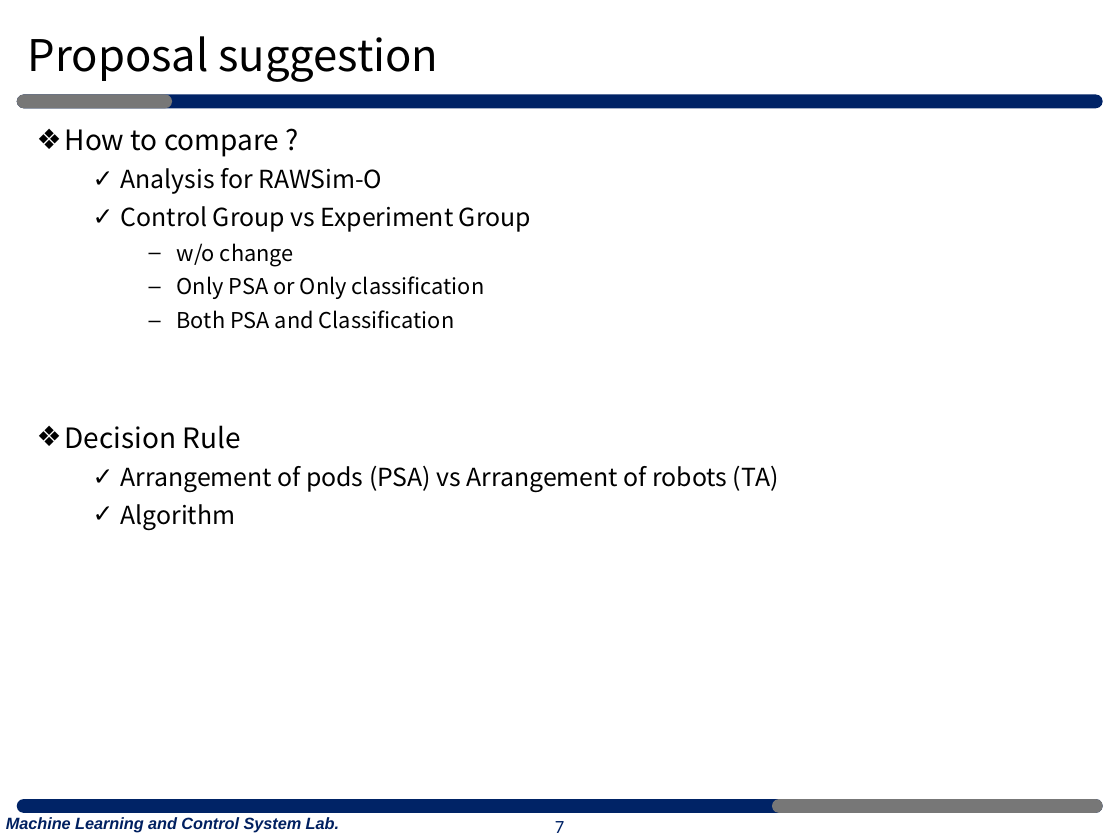
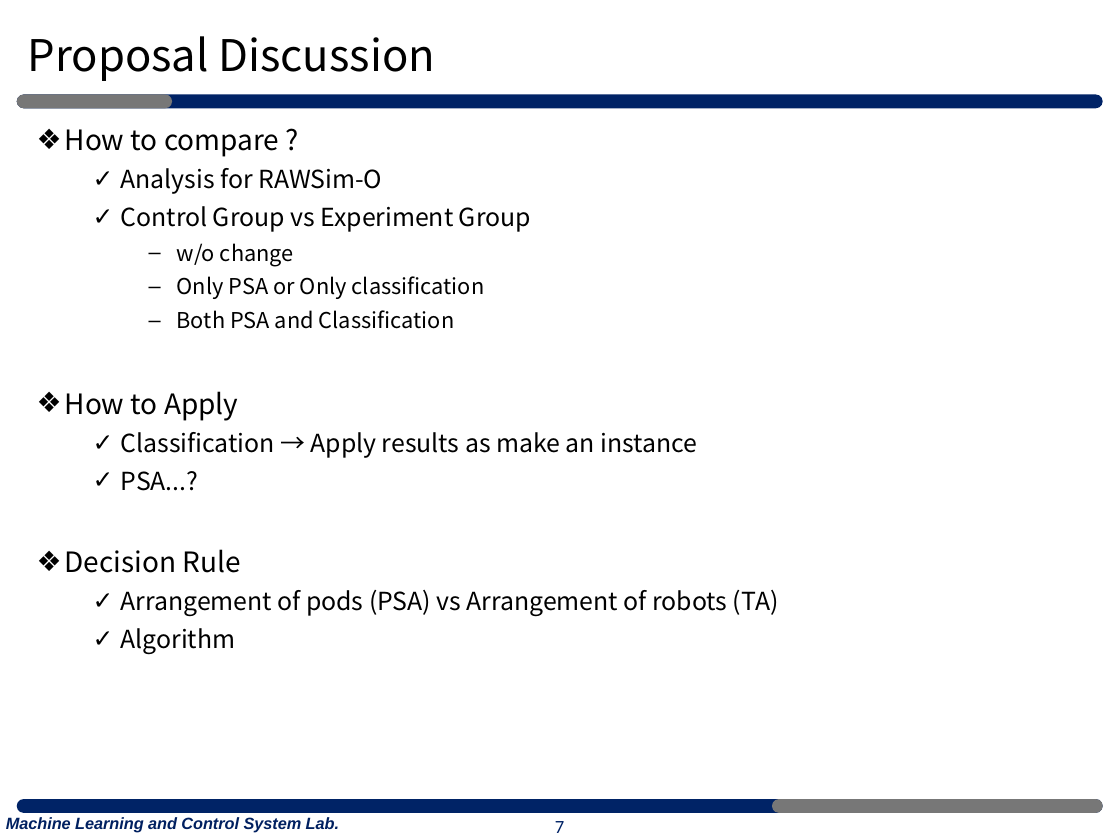
Before and after one commit to merschformann/RAWSim-O, a slide deck: slide 7 of MLP_Project/0409_/210409_MLP.pptx. Drawn at 1120x840 pixels with LibreOffice and Linux fonts; fonts in the diff are those of the drawing. Boxes give left, top, right and bottom in pixels: in the first picture for what was removed or moved away, otherwise in the second. Text is boxed around its words. In the diff, an @@ line names an element or a change of style, - is before the commit and + after.

```diff
--- a/MLP_Project/0409_/210409_MLP.pptx
+++ b/MLP_Project/0409_/210409_MLP.pptx
@@ title at (28, 36, 435, 81): text changed @@
-Proposal suggestion
+Proposal Discussion
@@ text at (65, 391, 697, 491): paragraphs added @@
+❖ How to Apply
+  ✓ Classification → Apply results as make an instance
+  ✓ PSA...?
```
Also in this commit, not shown: 1 other slide changed.
